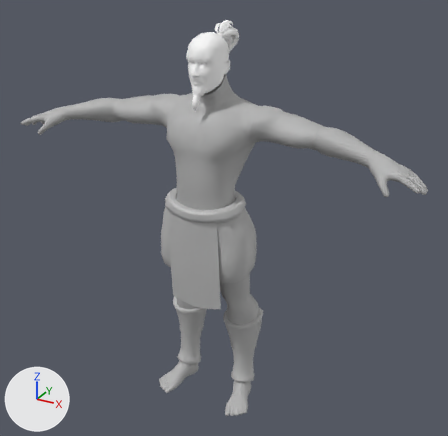
What one commit did to the FBX model Assets/Art/Imports/Characters/Indigenous.fbx.
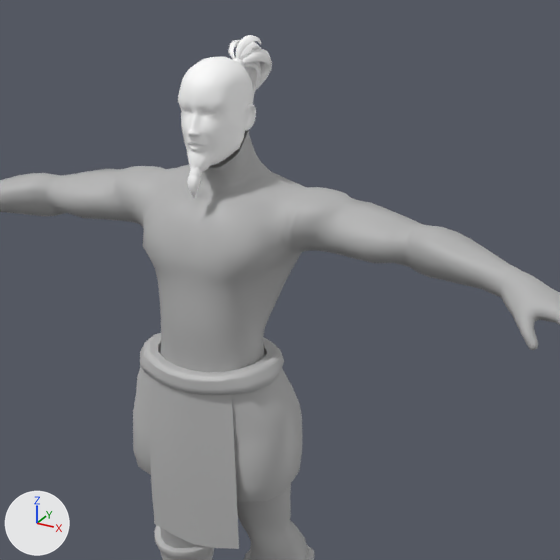
There are two pictures of each version: one whole from a 50 mm lens placed at (1.328, -2.25, 2.134), pointed at (0.046, 0.081, 0.968), one close up on the part from 19% to 90% of the width and 0% to 72% of the height. Lighting does not change. The marker at lower left points along +X, +Y and +Z. The first two pictures are the older version. Where no turn or scale is listed for an object, it has been applied to the vertices.

Names of what the first close-up shows: 'Arms', 'Beard3', 'Chest', 'Face1', 'Hands', 'Legs', 'Neck', 'TopKnot', 'belt', 'foreleg'.
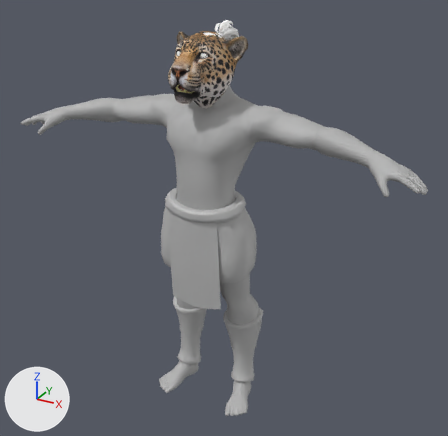
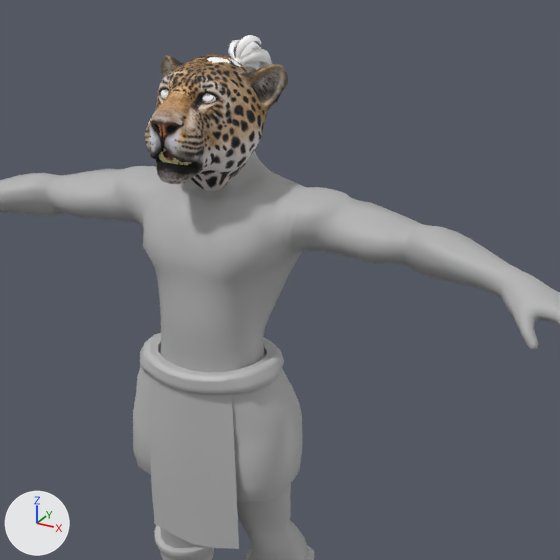
Changed parts and their boxes [x1, y1, x2, y2] in the close-ups (560 x 560 px):
'JaguarMask', added
    after: [145, 54, 288, 192]
    faces in mat_aistandardsurface1 (picture img_aistandardsurface1_basecolor_jpeg): [145, 54, 288, 192]
    faces in mat_ojos1 (its picture is missing): [161, 89, 216, 103]
    faces in mat_dientes1 (beige #e7dea1): [159, 149, 192, 165]
'Beard3', deleted
    before: [187, 150, 211, 198]
    faces in mat_hm_beardv3_t2 (white #ffffff): [187, 150, 211, 198]
'Face1', unchanged, covered by the edit
    before: [178, 56, 256, 165]
    after: [207, 57, 241, 96]

What changed in the scene script:
```text
Add img_aistandardsurface1_basecolor_jpeg:
    img_aistandardsurface1_basecolor_jpeg = load_image('aiStandardSurface1_baseColor.jpeg', '../../../external assets/modular character/Art/Characters/Stylized/Humans/Textures_Humans/aiStandardSurface1_baseColor.jpeg', 2048, 2048, 'sRGB')
Add mat_ojos1:
    mat_ojos1 = principled_material('Ojos1')
    mat_ojos1.base_color = (1.0, 1.0, 1.0)  # white #ffffff
Add mat_dientes1:
    mat_dientes1 = principled_material('dientes1')
    mat_dientes1.base_color = (0.8, 0.73, 0.356)  # beige #e7dea1
Add mat_aistandardsurface1:
    mat_aistandardsurface1 = principled_material('aiStandardSurface1')
    mat_aistandardsurface1.texture = img_aistandardsurface1_basecolor_jpeg
    mat_aistandardsurface1.roughness = 0.859
Add me_mesh_012_1:
    me_mesh_012_1.from_pydata(...)  # 5057 vertices, 9480 faces; spans x -0.017..0.319, y -0.179..0.164, z 1.446..1.777
    # faces by material slot: [6048, 832, 2600]
    me_mesh_012_1.materials.append(mat_aistandardsurface1)  # picture img_aistandardsurface1_basecolor_jpeg
    me_mesh_012_1.materials.append(mat_ojos1)  # its picture is missing
    me_mesh_012_1.materials.append(mat_dientes1)  # beige #e7dea1
Remove ob_beard3:
    ob_beard3 = bpy.data.objects.new('Beard3', me_mesh_012)
    ob_beard3.location = (0.0, 0.0, 0.0)
Add ob_jaguarmask:
    ob_jaguarmask = bpy.data.objects.new('JaguarMask', me_mesh_012_1)
    ob_jaguarmask.location = (-0.155, -0.001, 0.032)
```
